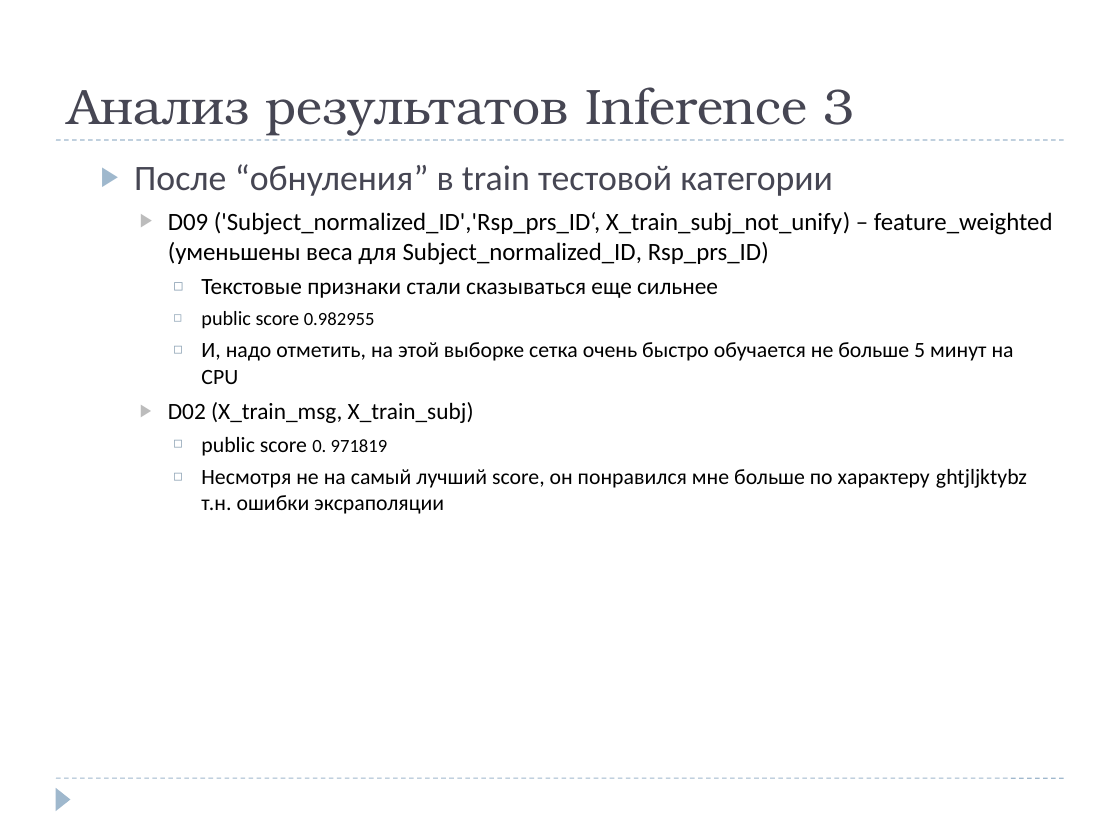
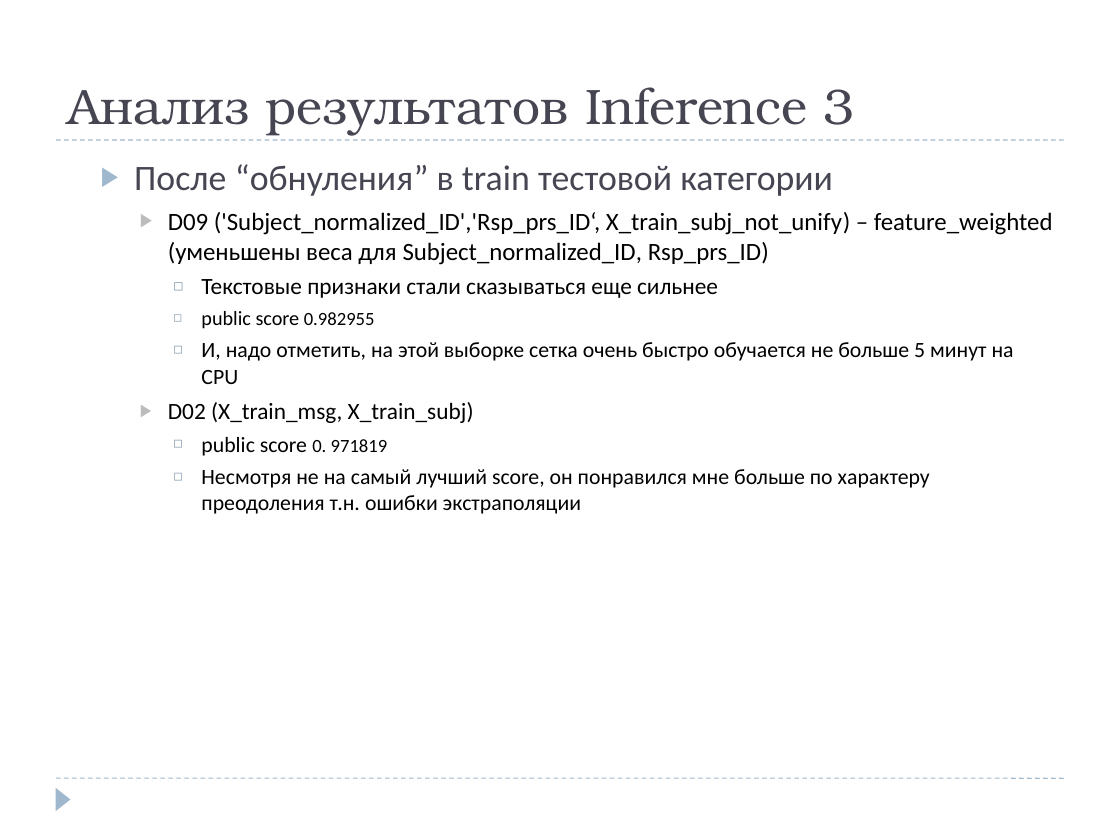
Before and after one commit to Andrey-Gorbachev/Data-Science-Competitions, a slide deck: slide 16 of Hacks-ai.ru_Digital_Breakthrough_2022/2022_06_30-07_25_Kursk_Citizens_Appeals_Classification/slides_Kursk_Sitizen_Appeals_Classification_GorbachevAA_v01.pptx. Drawn at 1120x840 pixels with LibreOffice and Linux fonts; fonts in the diff are those of the drawing. Boxes give left, top, right and bottom in pixels: in the first picture for what was removed or moved away, otherwise in the second. Text is boxed around its words. In the diff, an @@ line names an element or a change of style, - is before the commit and + after.

```diff
--- a/Hacks-ai.ru_Digital_Breakthrough_2022/2022_06_30-07_25_Kursk_Citizens_Appeals_Classification/slides_Kursk_Sitizen_Appeals_Classification_GorbachevAA_v01.pptx
+++ b/Hacks-ai.ru_Digital_Breakthrough_2022/2022_06_30-07_25_Kursk_Citizens_Appeals_Classification/slides_Kursk_Sitizen_Appeals_Classification_GorbachevAA_v01.pptx
@@ text at <box>201,469,930,514</box>: text changed @@
-      ◻ Несмотря не на самый лучший score, он понравился мне больше по характеру ghtjljktybz т.н. ошибки эксраполяции
+      ◻ Несмотря не на самый лучший score, он понравился мне больше по характеру преодоления т.н. ошибки экстраполяции
```
Also in this commit, not shown: 1 other slide changed, 1 other file.
